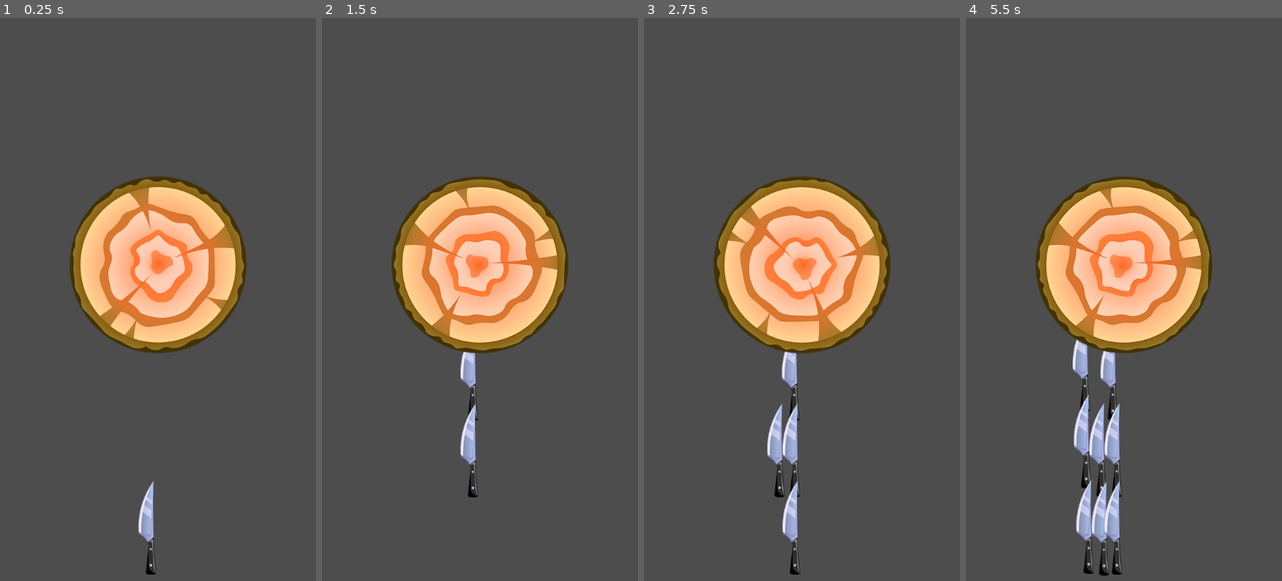
Above: before the commit, frames 1-4 (left to right).
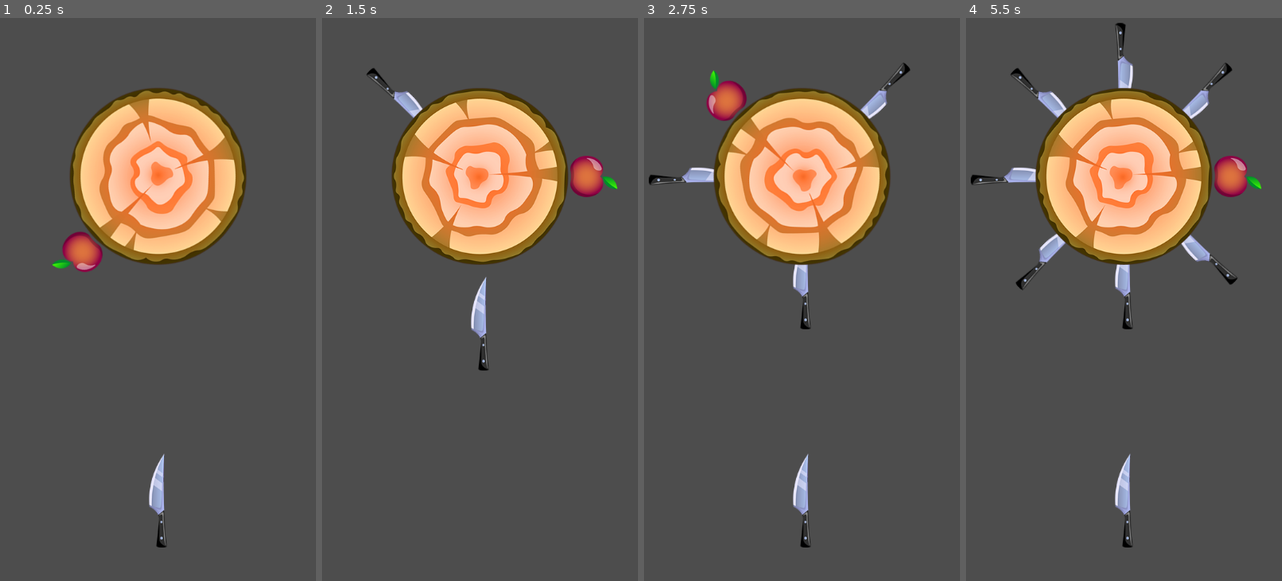
Above: after the commit, the same moments.

Repository: drxwat/godot4-mobile-game-course
Game: Godot game, scene res://scenes/game/game.tscn
Two runs of this game, one before a commit and one after it. Both use one fixed random seed, a clock stepped at 60 frames per second and the inputs below. The project has no main scene, so this scene is started directly.
Inputs (mouse positions are in pixels of both pictures, inside the frame that each line leads up to):
- Up to frame 1 (0.25 s): no input
- Up to frame 2 (1.5 s): move the mouse to (574, 231) at 0.52 s; click (574, 231) at 0.67 s; move the mouse to (394, 299) at 1.27 s; click (394, 299) at 1.42 s
- Up to frame 3 (2.75 s): move the mouse to (843, 124) at 2.02 s; click (843, 124) at 2.17 s
- Up to frame 4 (5.5 s): move the mouse to (1101, 389) at 2.77 s; click (1101, 389) at 2.92 s; move the mouse to (1250, 361) at 3.52 s; click (1250, 361) at 3.67 s; move the mouse to (997, 170) at 4.27 s; click (997, 170) at 4.42 s; move the mouse to (1146, 265) at 5.02 s; click (1146, 265) at 5.17 s

The runs differ from the first frame. In frame 1, 22% of the frame differs, in the area x 16-79%, y 12-99%; in frame 2, 23%; in frame 3, 25%; in frame 4, 27%, in the area x 1-94%, y 0-100%.

Commit message:
3-5 apple

Diff:
--- /dev/null
+++ b/elements/apple/apple.gd
@@ -0,0 +1,8 @@
+extends Node2D
+
+var is_hited := false
+
+func _on_area_2d_body_entered(body):
+	if not is_hited:
+		is_hited = true
+		queue_free()
--- /dev/null
+++ b/elements/apple/apple.tscn
@@ -0,0 +1,24 @@
+[gd_scene load_steps=4 format=3 uid="uid://dgu0wqbja0404"]
+
+[ext_resource type="Script" path="res://elements/apple/apple.gd" id="1_a4xf7"]
+[ext_resource type="Texture2D" uid="uid://yr3d2gdfsoy4" path="res://assets/apple1.png" id="1_svrpw"]
+
+[sub_resource type="CircleShape2D" id="CircleShape2D_fcfcs"]
+radius = 36.0
+
+[node name="Apple" type="Node2D"]
+script = ExtResource("1_a4xf7")
+
+[node name="Sprite2D" type="Sprite2D" parent="."]
+position = Vector2(0, 13)
+rotation = 3.14159
+texture = ExtResource("1_svrpw")
+
+[node name="Area2D" type="Area2D" parent="."]
+collision_layer = 0
+collision_mask = 2
+
+[node name="CollisionShape2D" type="CollisionShape2D" parent="Area2D"]
+shape = SubResource("CircleShape2D_fcfcs")
+
+[connection signal="body_entered" from="Area2D" to="." method="_on_area_2d_body_entered"]
--- a/elements/knife/knife.gd
+++ b/elements/knife/knife.gd
@@ -6,6 +6,20 @@
 func _physics_process(delta: float):
 	if is_flying:
 		var collision = move_and_collide(Vector2.UP * speed * delta)
+		if collision:
+			handle_collision(collision)
 
 func throw():
 	is_flying = true
+
+func handle_collision(collision: KinematicCollision2D):
+	var collider := collision.get_collider()
+	if collider is Target:
+		add_knife_to_target(collider)
+		is_flying = false
+
+func add_knife_to_target(target: Target):
+	get_parent().remove_child(self)
+	global_position = Target.KNIFE_POSITION
+	rotation = 0
+	target.add_object_with_pivot(self, -target.rotation)
--- a/elements/targets/target/target.gd
+++ b/elements/targets/target/target.gd
@@ -1,6 +1,17 @@
 extends CharacterBody2D
+class_name Target
+
+const KNIFE_POSITION = Vector2(0, 180)
 
 var speed := PI
 
+@onready var items_container := $ItemsContainer
+
 func _physics_process(delta: float):
 	rotation += speed * delta
+
+func add_object_with_pivot(object: Node2D, object_rotation: float):
+	var pivot := Node2D.new()
+	pivot.rotation = object_rotation
+	pivot.add_child(object)
+	items_container.add_child(pivot)
--- a/elements/targets/target/target.tscn
+++ b/elements/targets/target/target.tscn
@@ -1,7 +1,8 @@
-[gd_scene load_steps=4 format=3 uid="uid://35e3j0jp4hvx"]
+[gd_scene load_steps=5 format=3 uid="uid://35e3j0jp4hvx"]
 
 [ext_resource type="Script" path="res://elements/targets/target/target.gd" id="1_0mnxt"]
 [ext_resource type="Texture2D" uid="uid://cy61tdinvfpay" path="res://assets/target1.png" id="1_xbxcm"]
+[ext_resource type="PackedScene" uid="uid://dgu0wqbja0404" path="res://elements/apple/apple.tscn" id="3_ixjqs"]
 
 [sub_resource type="CircleShape2D" id="CircleShape2D_wyagg"]
 radius = 120.0
@@ -16,3 +17,9 @@
 
 [node name="CollisionShape2D" type="CollisionShape2D" parent="."]
 shape = SubResource("CircleShape2D_wyagg")
+
+[node name="ItemsContainer" type="Node2D" parent="."]
+show_behind_parent = true
+
+[node name="Apple" parent="ItemsContainer" instance=ExtResource("3_ixjqs")]
+position = Vector2(0, 180)
--- a/scenes/game/game.tscn
+++ b/scenes/game/game.tscn
@@ -6,9 +6,9 @@
 [node name="Game" type="Node2D"]
 
 [node name="KnifeShooter" parent="." instance=ExtResource("1_npil1")]
-position = Vector2(342, 841)
+position = Vector2(0, 400)
 
 [node name="Target" parent="." instance=ExtResource("2_vad3u")]
-position = Vector2(360, 395)
+position = Vector2(0, -150)
 
-[node name="Camera2D" type="Camera2D" parent="Target"]
+[node name="Camera2D" type="Camera2D" parent="."]
